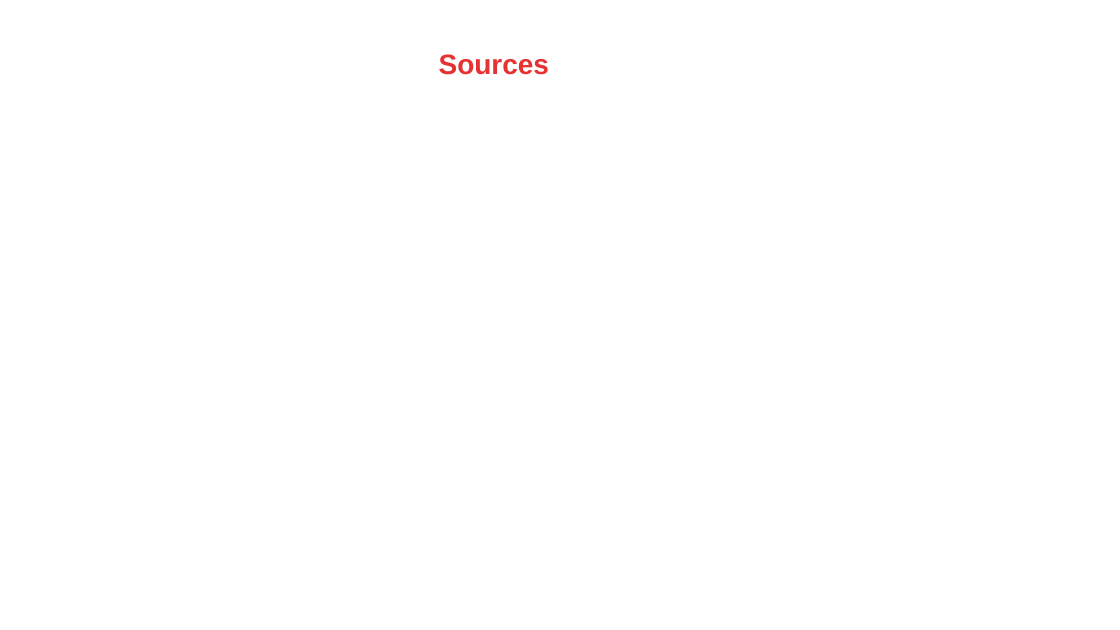
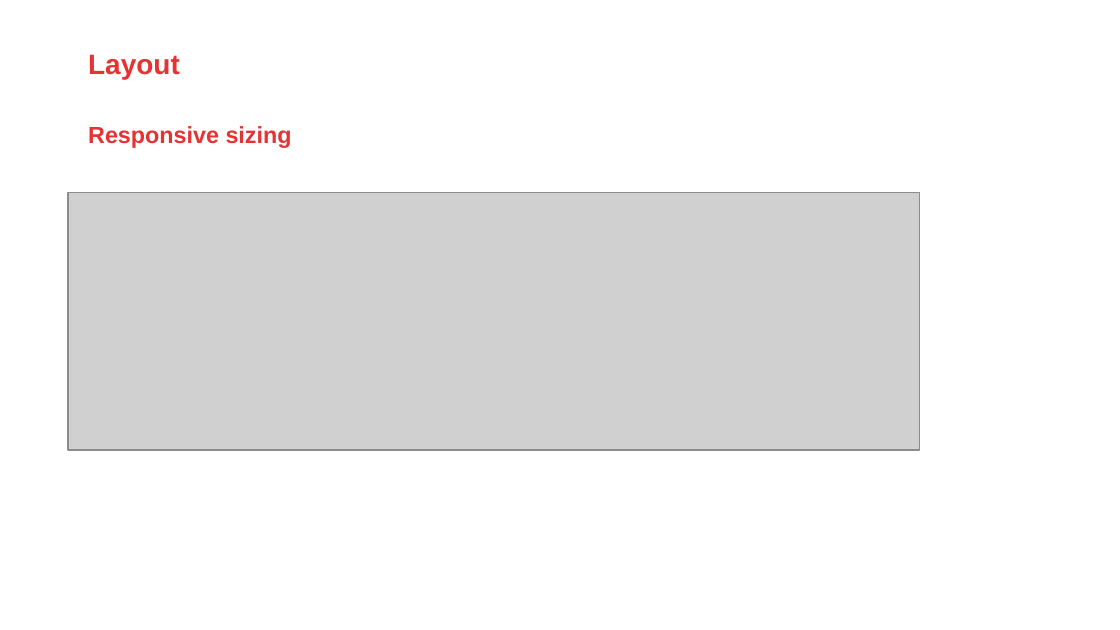
Before and after one commit to jeroenRX/AmisJetTraining, a slide deck: slide 58 of presentation overview.pptx (slide 23 before the commit). Drawn at 1120x630 pixels with LibreOffice and Linux fonts; fonts in the diff are those of the drawing; grey boxes stand for pictures; background and template pictures are left out. Boxes give left, top, right and bottom in pixels: in the first picture for what was removed or moved away, otherwise in the second. Text is boxed around its words. In the diff, an @@ line names an element or a change of style, - is before the commit and + after.

```diff
--- a/presentation overview.pptx
+++ b/presentation overview.pptx
@@ title at [88, 54, 180, 79]: text changed @@
-Sources
+Layout
@@ text added at [88, 126, 292, 148], 15 pt, text #E63232, bold @@
+Responsive sizing
@@ picture added at [68, 193, 921, 450] @@
```
Also in this commit, not shown: 1 other slide changed, 55 slides added.
